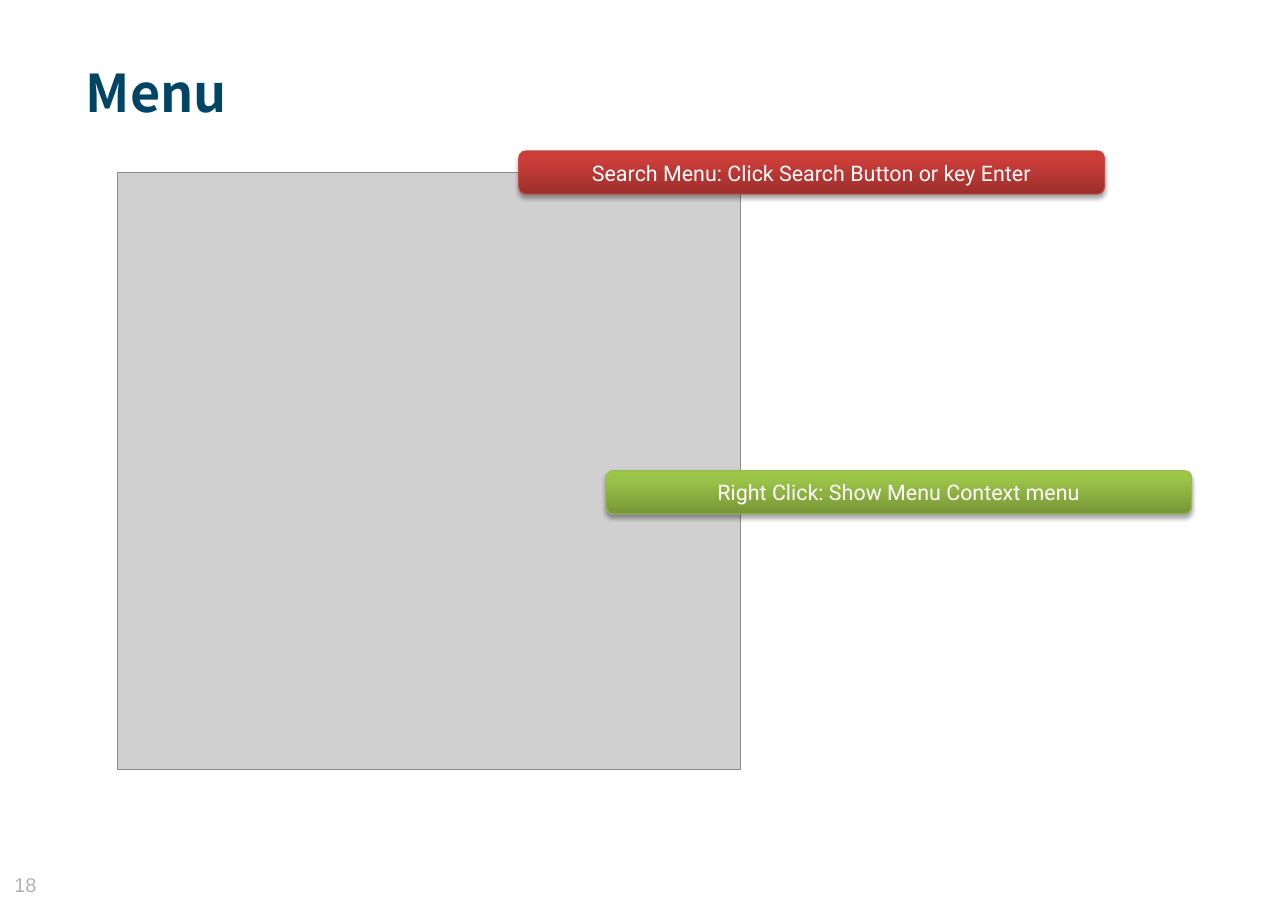
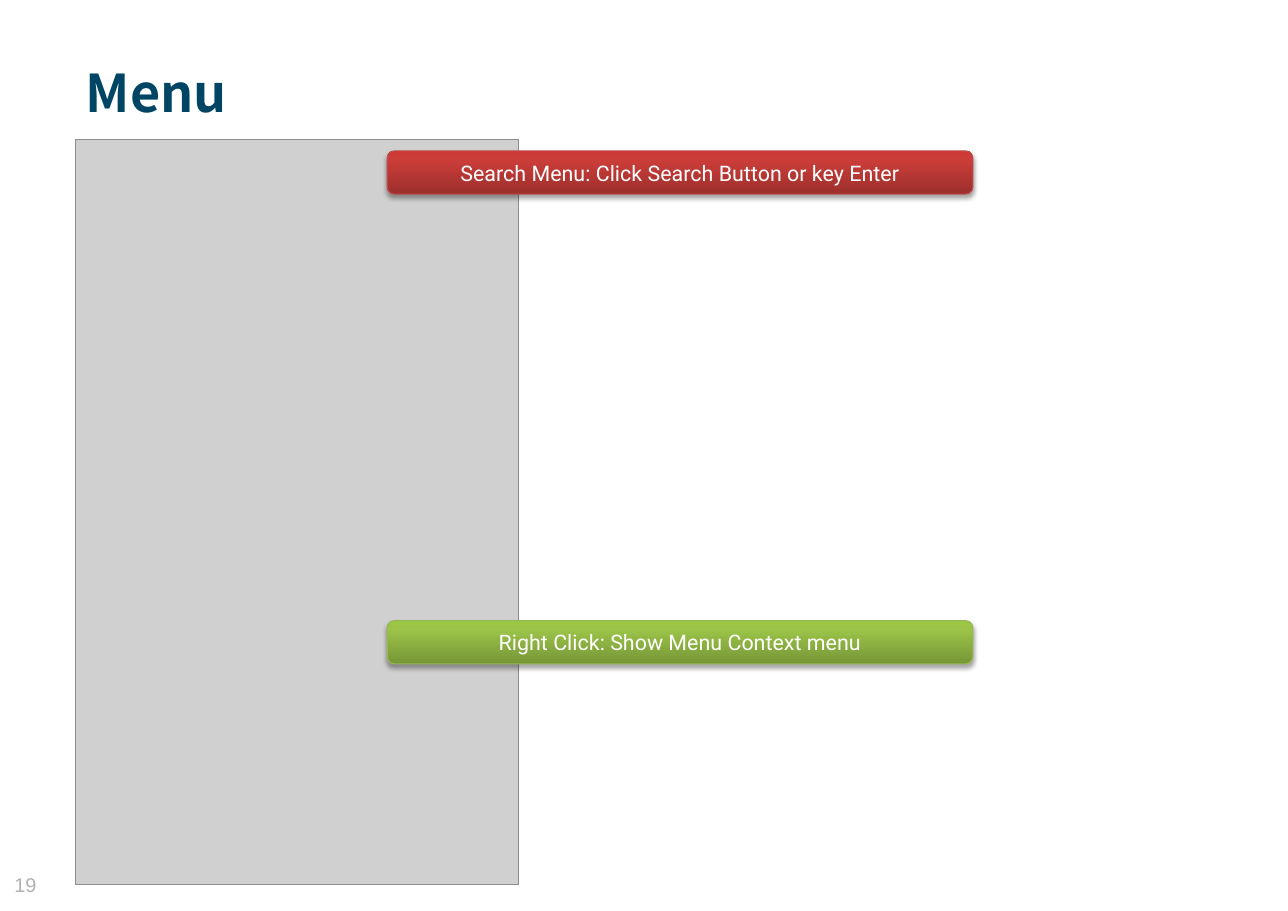
Before and after one commit to MosesZhu/Cube, a slide deck: slide 19 of Document/New Webframework Introduction.pptx (slide 18 before the commit). Drawn at 1288x911 pixels with LibreOffice and Linux fonts; fonts in the diff are those of the drawing; grey boxes stand for pictures; background and template pictures are left out. Boxes give left, top, right and bottom in pixels: in the first picture for what was removed or moved away, otherwise in the second. Text is boxed around its words. In the diff, an @@ line names an element or a change of style, - is before the commit and + after.

```diff
--- a/Document/New Webframework Introduction.pptx
+++ b/Document/New Webframework Introduction.pptx
@@ picture: place and size @@
-picture at (118,173,742,770)
+picture at (75,140,519,885)
@@ rounded rectangle "Search Menu: Click Search Button ...": place and size @@
-rounded rectangle "Search Menu: Click Search Button ..." at (519,151,1105,194)
+rounded rectangle "Search Menu: Click Search Button ..." at (388,151,974,194)
@@ rounded rectangle "Right Click: Show Menu Context ...": place and size @@
-rounded rectangle "Right Click: Show Menu Context ..." at (606,470,1192,513)
+rounded rectangle "Right Click: Show Menu Context ..." at (388,620,974,663)
@@ page number at (14,878,36,892): text changed @@
-18
+19
```
Also in this commit, not shown: 8 other slides changed, 1 slide added, 22 other files.
